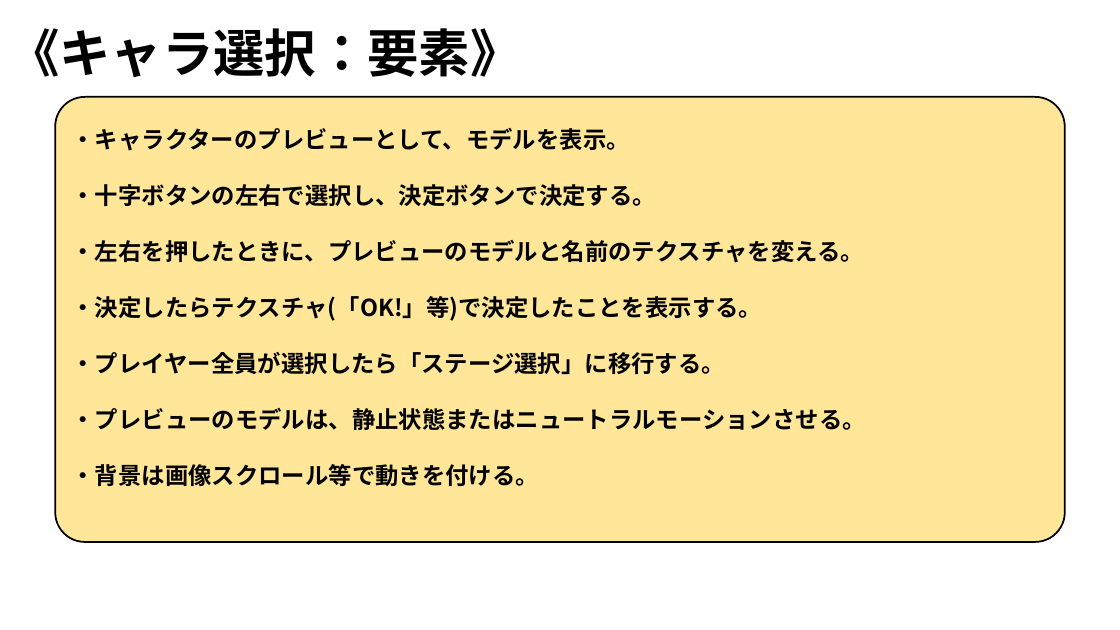
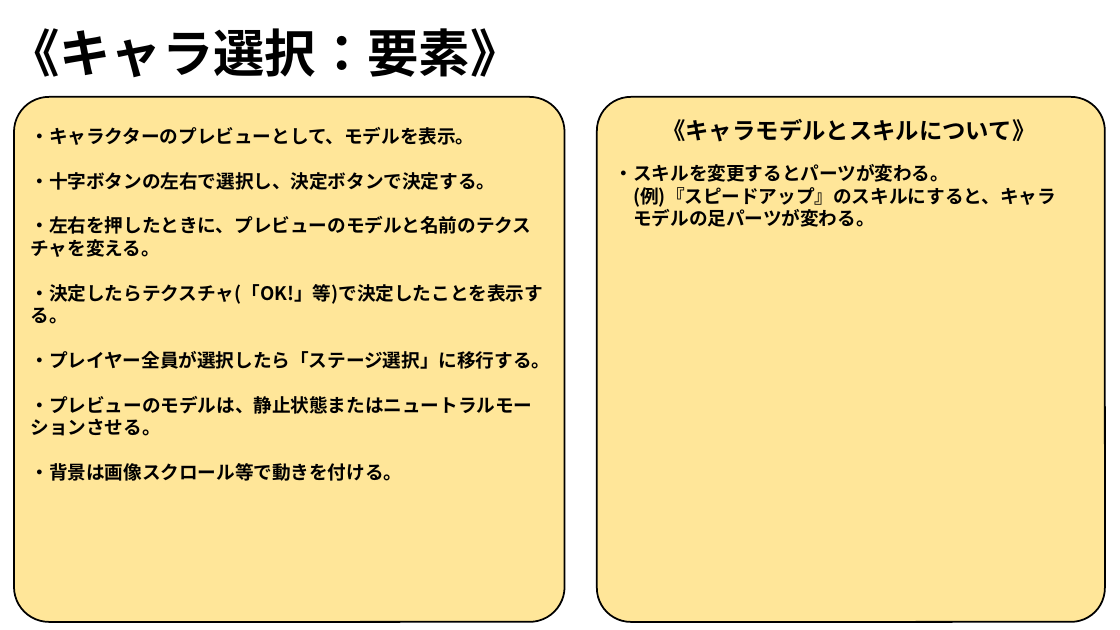
Before and after one commit to ARITA-MEIGEN/C-Team001, a slide deck: slide 14 of data/GS3_チーム2_仕様書.pptx. Drawn at 1120x630 pixels with LibreOffice and Linux fonts; fonts in the diff are those of the drawing; background and template pictures are left out. Boxes give left, top, right and bottom in pixels: in the first picture for what was removed or moved away, otherwise in the second. Text is boxed around its words. In the diff, an @@ line names an element or a change of style, - is before the commit and + after.

Commit message:
仕様書に、キャラモデルとスキルについてを追記。

```diff
--- a/data/GS3_チーム2_仕様書.pptx
+++ b/data/GS3_チーム2_仕様書.pptx
@@ rounded rectangle: place and size @@
-rounded rectangle at (55,97,1065,542)
+rounded rectangle at (14,97,565,622)
@@ rounded rectangle added at (597,97,1106,622), fill #FFE699, outline #000000 1.5 pt @@
@@ text added at (662,119,1035,142), 20 pt, text #000000, bold @@
+《キャラモデルとスキルについて》
@@ text "・キャラクターのプレビューとして、モデルを表示。": place and size @@
-text "・キャラクターのプレビューとして、モデルを表示。" at (72,128,866,486)
+text "・キャラクターのプレビューとして、モデルを表示。" at (30,127,550,481)
@@ text "・キャラクターのプレビューとして、モデルを表示。" at (30,127,550,481): size 20 to 16 pt @@
@@ text added at (615,164,1056,227), 16 pt, text #000000, bold @@
+・スキルを変更するとパーツが変わる。
+(例)『スピードアップ』のスキルにすると、キャラ
+モデルの足パーツが変わる。
```
